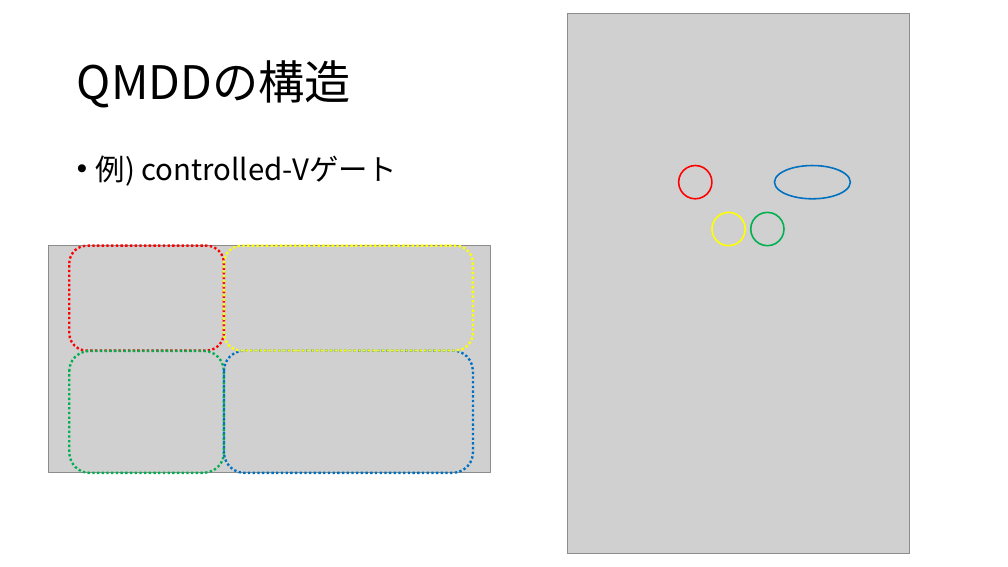
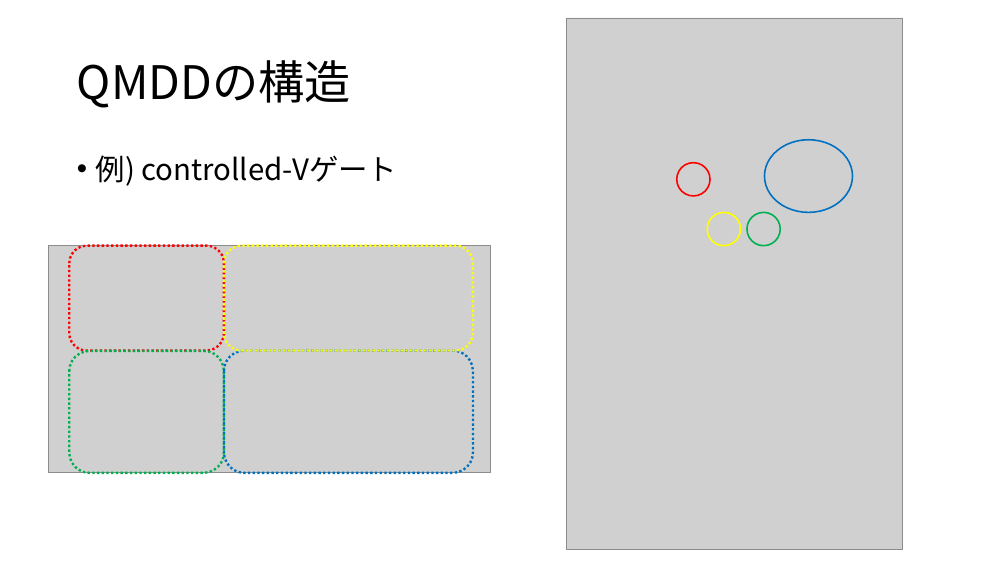
Before and after one commit to uj151133/my_quantum_simulator_with_gpu, a slide deck: slide 6 of docs/present.pptx. Drawn at 1008x567 pixels with LibreOffice and Linux fonts; fonts in the diff are those of the drawing; grey boxes stand for pictures. Boxes give left, top, right and bottom in pixels: in the first picture for what was removed or moved away, otherwise in the second. Text is boxed around its words. In the diff, an @@ line names an element or a change of style, - is before the commit and + after.

```diff
--- a/docs/present.pptx
+++ b/docs/present.pptx
@@ picture: place and size @@
-picture at <box>568,13,910,554</box>
+picture at <box>566,18,903,549</box>
@@ ellipse: place and size @@
-ellipse at <box>774,166,850,199</box>
+ellipse at <box>765,140,852,212</box>
@@ ellipse: place and size @@
-ellipse at <box>712,212,746,246</box>
+ellipse at <box>707,212,740,246</box>
@@ ellipse: place and size @@
-ellipse at <box>751,212,784,246</box>
+ellipse at <box>747,212,780,246</box>
```
Also in this commit, not shown: 12 other slides changed, 2 slides added, 1 slide removed, 2 other files.
